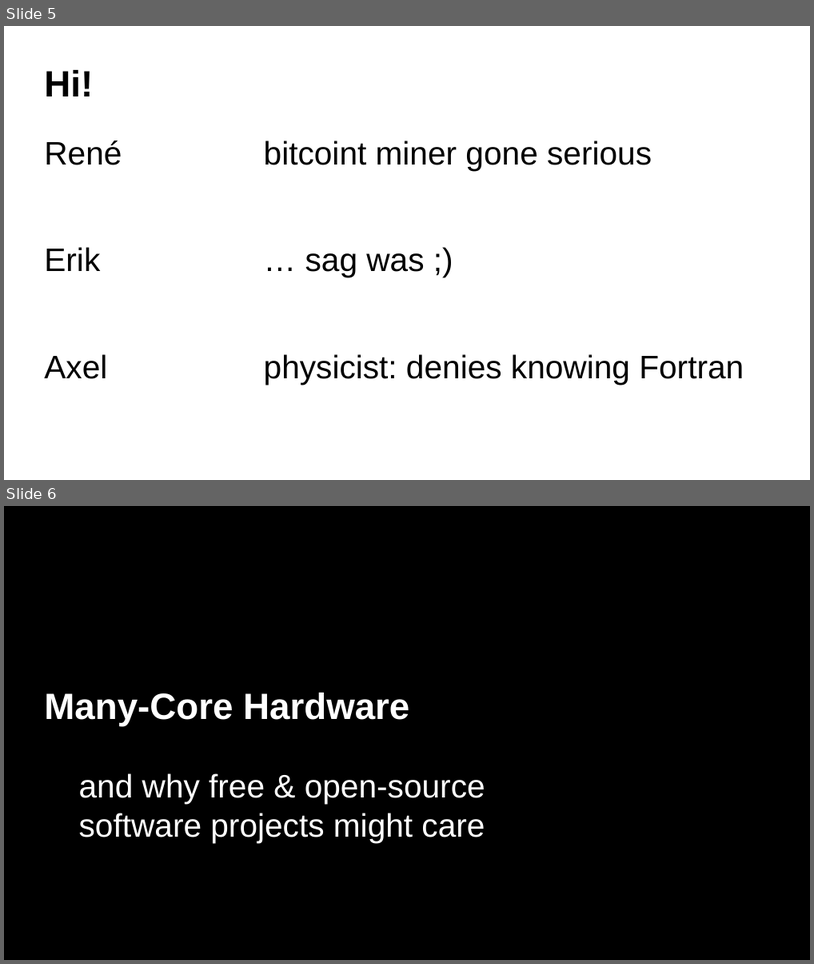
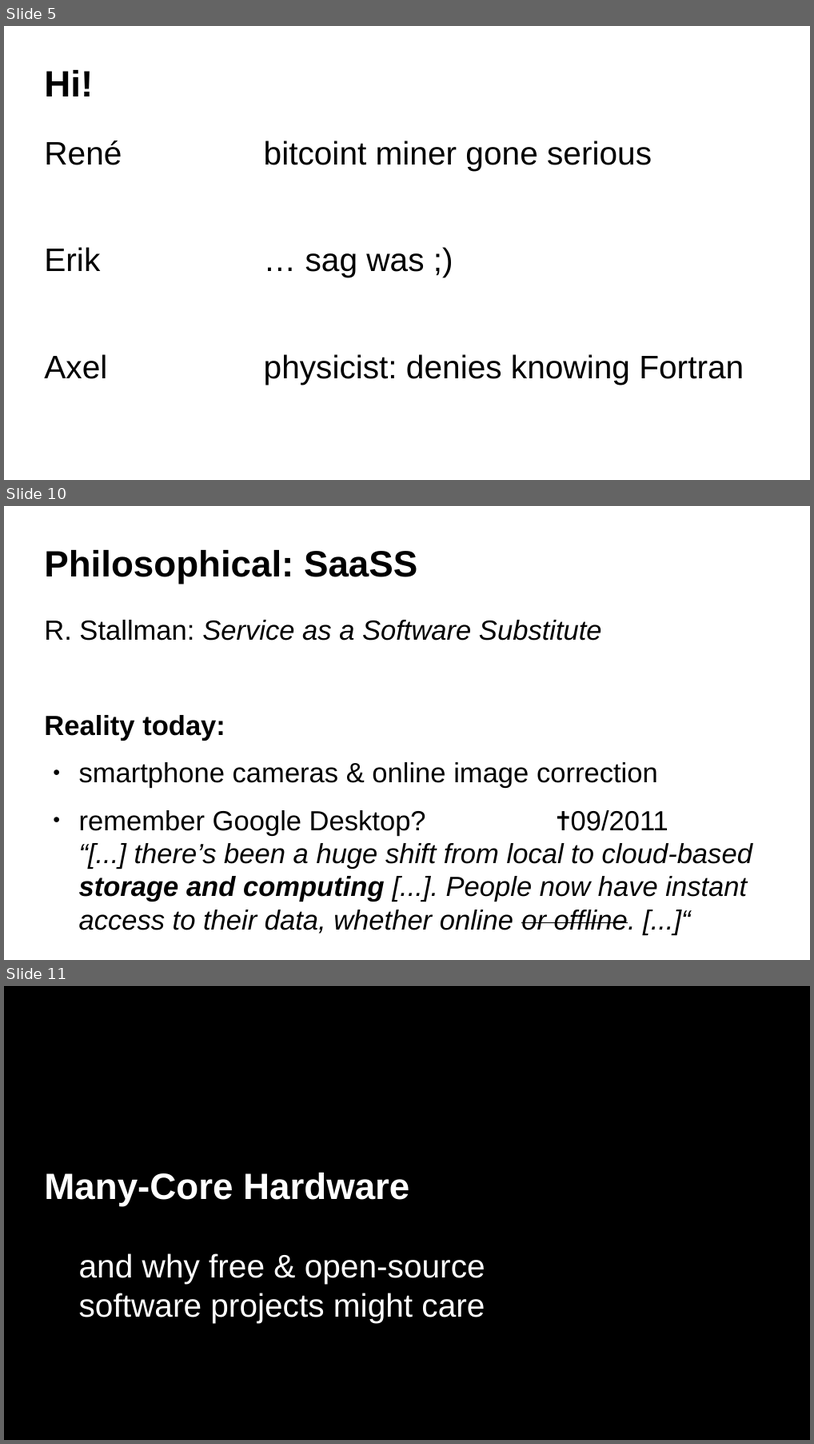
Before and after one commit to ax3l/datenspuren_2016, a slide deck: Slides.odp. Shown one above the other, each under a label of ours: slides 5 and 6 before the commit, slides 5, 10 and 11 after it; the slides between them are not shown. The pictures are 814x964 and 814x1444 pixels, drawn with LibreOffice and Linux fonts; fonts in the diff are those of the drawing; background and template pictures are left out. Boxes give left, top, right and bottom in pixels: in the first picture for what was removed or moved away, otherwise in the second. Text is boxed around its words. In the diff, an @@ line names an element or a change of style, - is before the commit and + after.

```diff
--- a/Slides.odp
+++ b/Slides.odp
@@ slide 10 added at (4, 506, 810, 960), background #FFFFFF @@
@@ title added at (44, 550, 418, 584), 36 pt, text #000000, bold @@
+Philosophical: SaaSS
@@ text added at (44, 620, 753, 933), 27.2 pt, text #000000, italic @@
+R. Stallman: Service as a Software Substitute
+Reality today:
+● smartphone cameras & online image correction
+● remember Google Desktop? ✝09/2011
+  “[...] there’s been a huge shift from local to cloud-based storage and computing [...]. People now have instant access to their data, whether online or offline. [...]“
@@ what was slide 6 is now slide 11 @@
```
Also in this commit, not shown: 6 slides changed, 4 other slides added.
